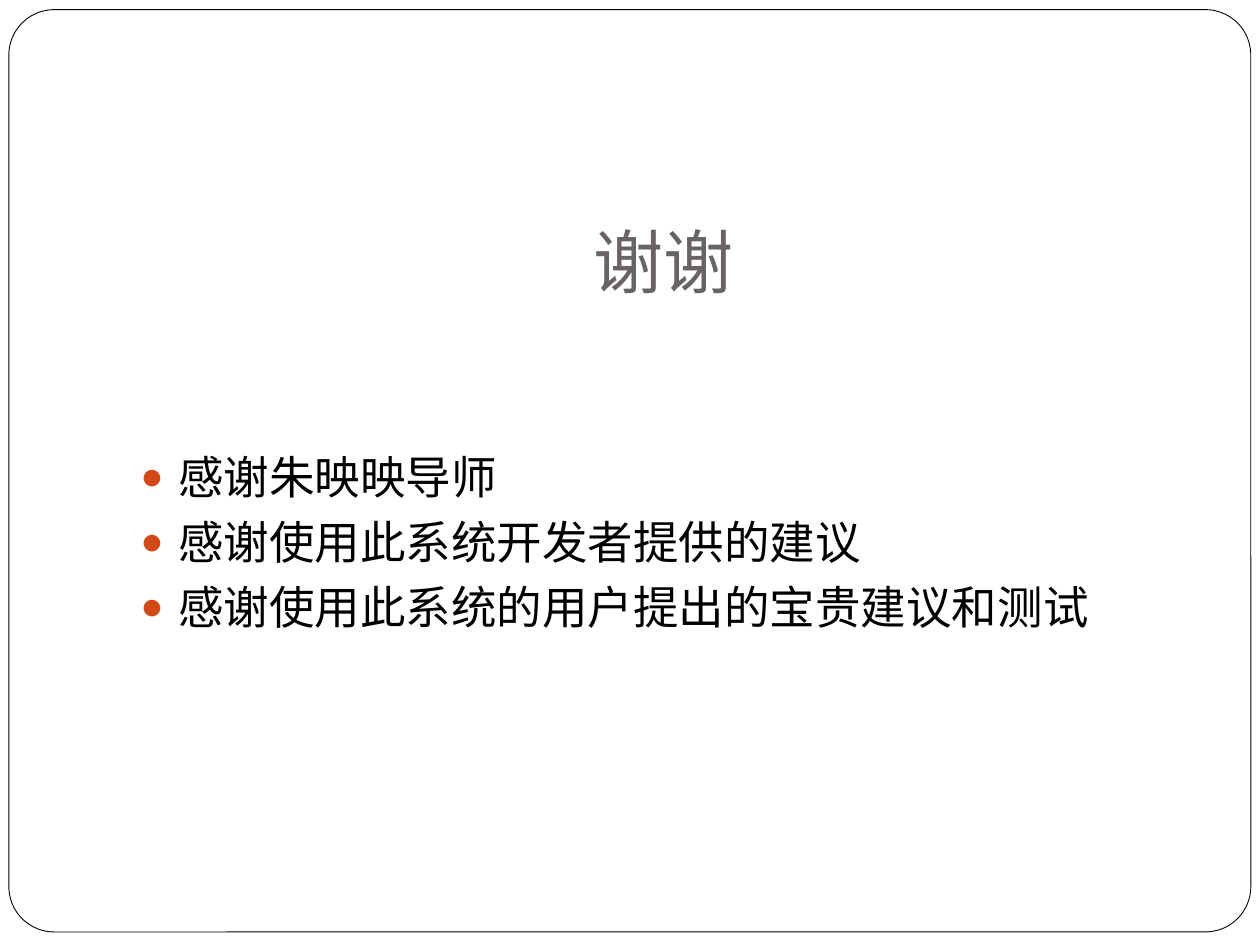
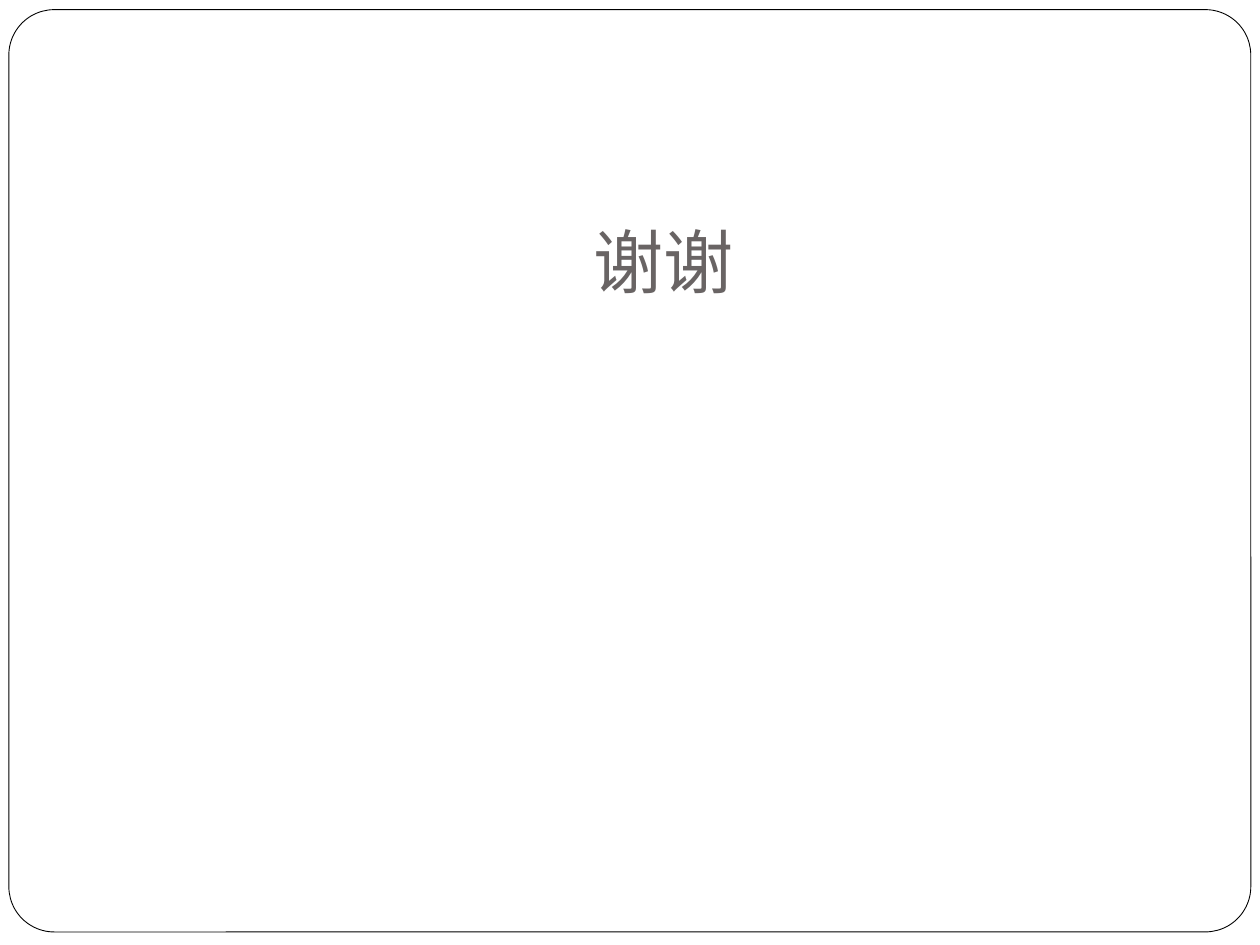
Before and after one commit to alucard263096/MyPaper, a slide deck: slide 19 of 论文PPT.pptx (slide 22 before the commit). Drawn at 1260x945 pixels with LibreOffice and Linux fonts; fonts in the diff are those of the drawing. Boxes give left, top, right and bottom in pixels: in the first picture for what was removed or moved away, otherwise in the second. Text is boxed around its words. In the diff, an @@ line names an element or a change of style, - is before the commit and + after.

```diff
--- a/论文PPT.pptx
+++ b/论文PPT.pptx
@@ text removed at <box>178,455,1088,628</box> @@
-● 感谢朱映映导师
-● 感谢使用此系统开发者提供的建议
-● 感谢使用此系统的用户提出的宝贵建议和测试
```
Also in this commit, not shown: 8 other slides changed, 2 slides added, 5 slides removed, 1 other file.
